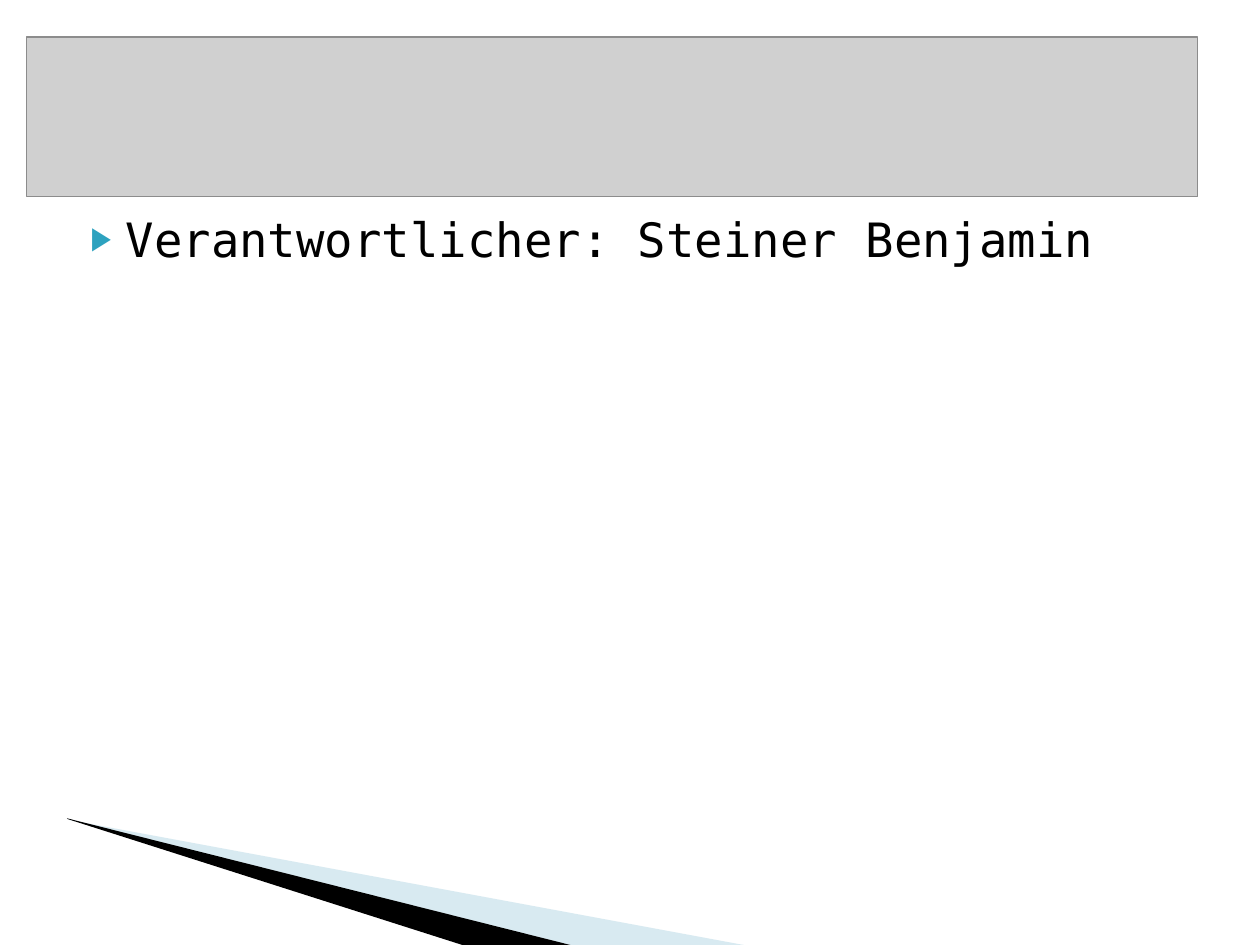
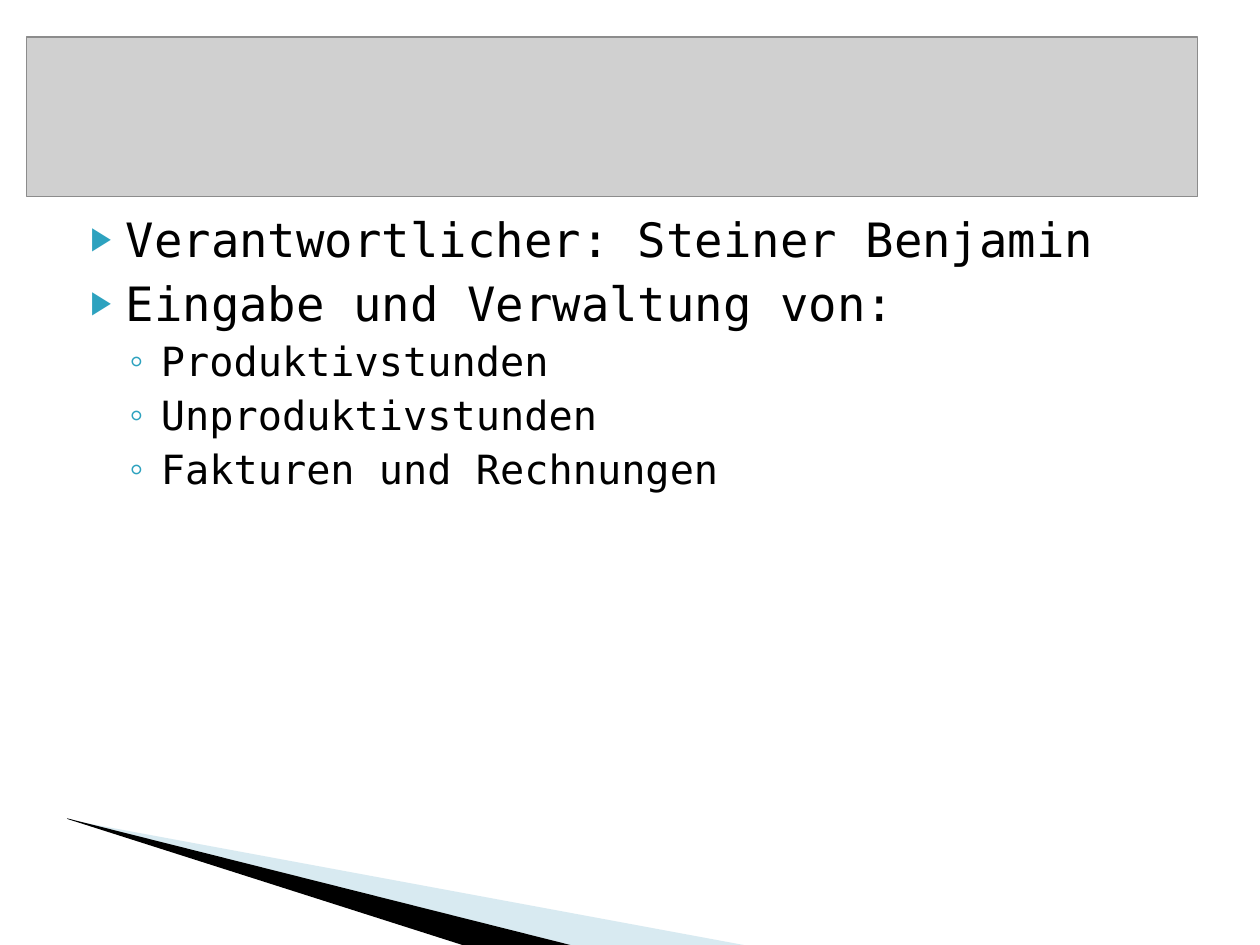
Before and after one commit to BackupTheBerlios/vacecontrolling-svn, a slide deck: slide 13 of docs/Präsentation.ppt (slide 9 before the commit). Drawn at 1260x945 pixels with LibreOffice and Linux fonts; fonts in the diff are those of the drawing; grey boxes stand for pictures; background and template pictures are left out. Boxes give left, top, right and bottom in pixels: in the first picture for what was removed or moved away, otherwise in the second. Text is boxed around its words. In the diff, an @@ line names an element or a change of style, - is before the commit and + after.

```diff
--- a/docs/Präsentation.ppt
+++ b/docs/Präsentation.ppt
@@ text at [126,284,894,493]: paragraphs added @@
+▶ Eingabe und Verwaltung von:
+  ◦ Produktivstunden
+  ◦ Unproduktivstunden
+  ◦ Fakturen und Rechnungen
```
Also in this commit, not shown: 6 other slides changed, 12 slides added, 2 slides removed.
